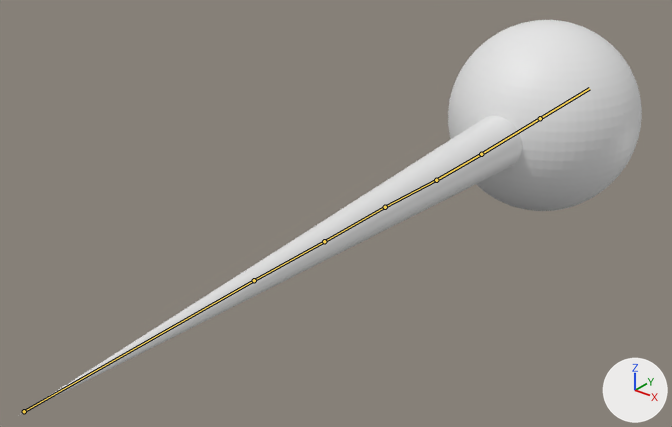
The glTF model public/models/beakWithBall.glb as it was, and as the next commit left it.
Camera for both pictures: a 50 mm camera at (0.129, -0.07, 0.106) aimed at (-0.011, 0.105, -0.003). Every picture has the same lights, and +X, +Y and +Z are marked at lower right. The bones that bend it are drawn over the model as lines.
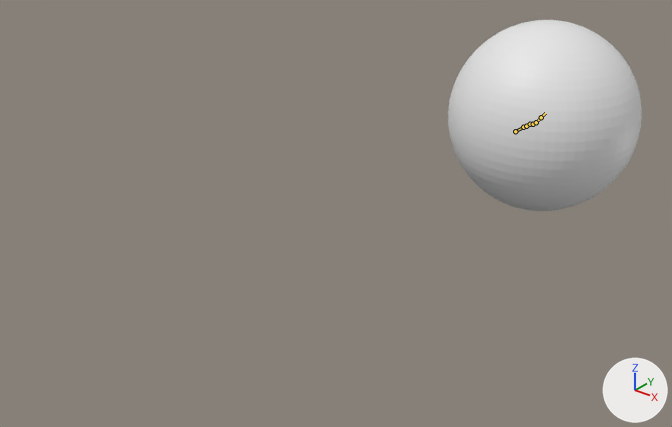
The newer file adds an action. The first version stands in its rest pose; the second is drawn at frame 0 of the action 'BeakFlyAway'.

The change in detail:
Object 'Beak' (bone_rig_object) moves from (0.0, -1e-05, -1e-05) to (0.0, -1e-05, -0.00078).
Bone 'Bone001' (bone_bone001) moves from (0.0, 0.0, 0.0) to (0.0, 0.1812, 0.0).
Bone 'Bone001' (bone_bone001) is rescaled from (1.0, 1.0, 1.0) to (1.0, 0.09, 1.0).

Boxes [x1, y1, x2, y2] around the edits, measured in the pictures (672 x 427 px):
'Cylinder', posed (not visible afterwards): before [21, 116, 522, 414]
bone 'Bone001', root to tip: before (24, 411) to (254, 280); after (515, 131) to (523, 127)
